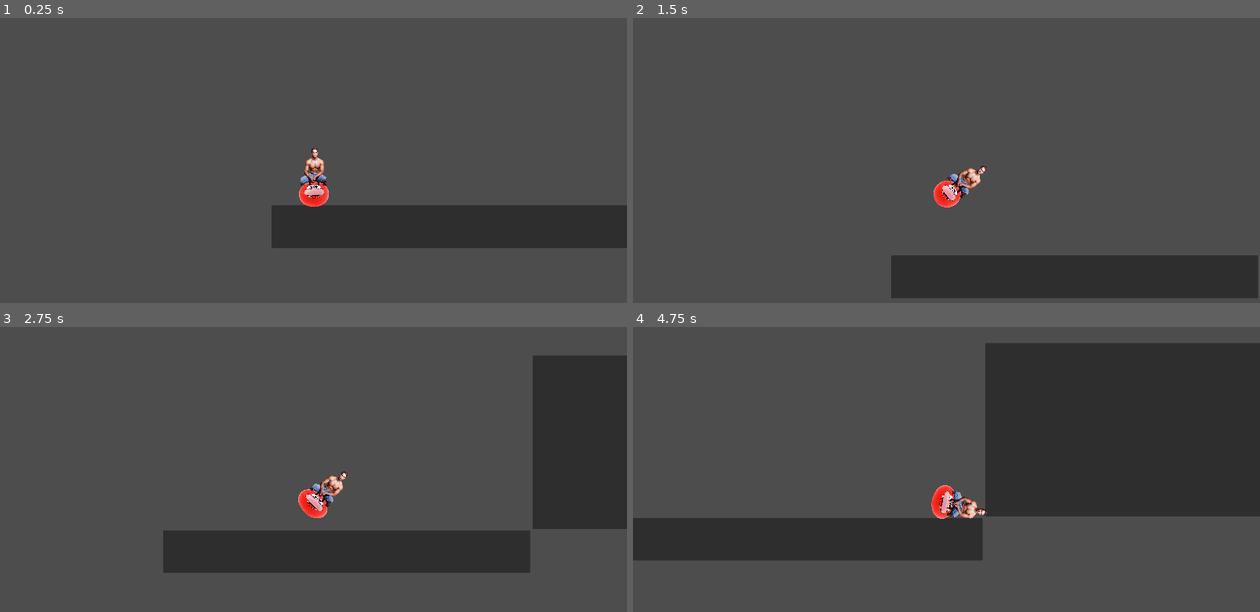
Above: before the commit, frames 1-4 (two rows, left to right).
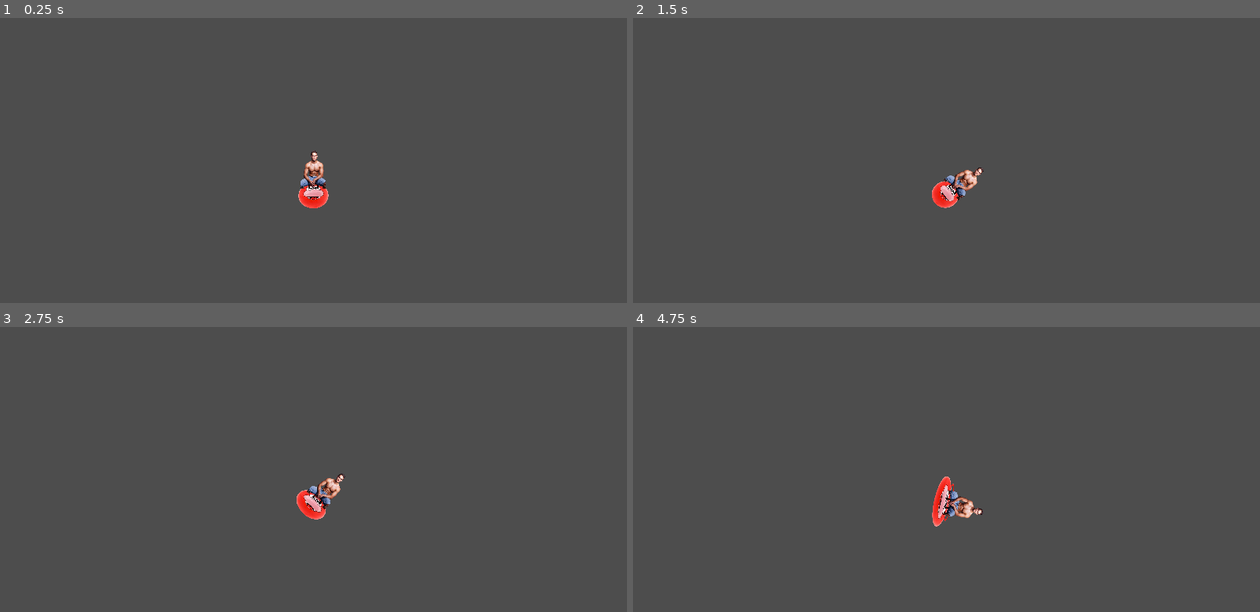
Above: after the commit, the same moments.

Repository: VGDCatumn/VGDC_FALL_26
Game: Godot game, scene res://Levels/testing.tscn
Same seed, same stepped clock (60 frames per second), same inputs: the game is played once before the commit and once after it.
Inputs:
- Up to frame 1 (0.25 s): no input
- Up to frame 2 (1.5 s): hold Shift 0.53-1.28 s; hold Right (ui_right) from 0.53 s (still down); tap Shift at 1.35 s
- Up to frame 3 (2.75 s): release Right (ui_right) at 2.03 s; hold Left (ui_left) from 2.03 s (still down); hold Shift from 2.03 s (still down)
- Up to frame 4 (4.75 s): release Left (ui_left) at 2.78 s; release Shift at 2.78 s; hold Right (ui_right) 2.78-4.28 s; tap Shift at 2.85, 4.35 s; hold Shift 3.53-4.28 s; hold Left (ui_left) from 4.28 s (still down)

The runs differ from the first frame. In frame 1, 9.0% of the frame differs, in the area x 43-100%, y 45-81%; in frame 2, 9.3%; in frame 3, 18%; in frame 4, 35%, in the area x 0-100%, y 5-82%.

Commit message:
Some movement and a little level design
Down arrow movement and just some tweaks to make it feel better

Diff:
--- a/Godot/Levels/testing.tscn
+++ b/Godot/Levels/testing.tscn
@@ -8,8 +8,26 @@
 [sub_resource type="RectangleShape2D" id="RectangleShape2D_enxv6"]
 size = Vector2(1120.5, 124)
 
-[sub_resource type="RectangleShape2D" id="RectangleShape2D_6fp6m"]
-size = Vector2(915.25, 503)
+[sub_resource type="RectangleShape2D" id="RectangleShape2D_a7g5p"]
+size = Vector2(906.0276, 131)
+
+[sub_resource type="RectangleShape2D" id="RectangleShape2D_ymqfe"]
+size = Vector2(906.0276, 565.5)
+
+[sub_resource type="RectangleShape2D" id="RectangleShape2D_2xqxn"]
+size = Vector2(906.0276, 1098.7501)
+
+[sub_resource type="RectangleShape2D" id="RectangleShape2D_mui3k"]
+size = Vector2(321.32874, 36)
+
+[sub_resource type="RectangleShape2D" id="RectangleShape2D_1yoly"]
+size = Vector2(264.25, 208.81906)
+
+[sub_resource type="RectangleShape2D" id="RectangleShape2D_x7n8j"]
+size = Vector2(142.64575, 45.127884)
+
+[sub_resource type="RectangleShape2D" id="RectangleShape2D_xygf2"]
+size = Vector2(1785.0139, 565.5)
 
 [sub_resource type="CircleShape2D" id="CircleShape2D_a7g5p"]
 radius = 37.0
@@ -20,26 +38,26 @@
 tracks/0/type = "value"
 tracks/0/imported = false
 tracks/0/enabled = true
-tracks/0/path = NodePath("71WpxMekUL_AcUf8941000Ql80RemovebgPreview:scale")
+tracks/0/path = NodePath("71WpxMekUL_AcUf8941000Ql80RemovebgPreview:position")
 tracks/0/interp = 1
 tracks/0/loop_wrap = true
 tracks/0/keys = {
 "times": PackedFloat32Array(0),
 "transitions": PackedFloat32Array(1),
 "update": 0,
-"values": [Vector2(0.1769723, 0.17636023)]
+"values": [Vector2(0, -1)]
 }
 tracks/1/type = "value"
 tracks/1/imported = false
 tracks/1/enabled = true
-tracks/1/path = NodePath("71WpxMekUL_AcUf8941000Ql80RemovebgPreview:position")
+tracks/1/path = NodePath("71WpxMekUL_AcUf8941000Ql80RemovebgPreview:scale")
 tracks/1/interp = 1
 tracks/1/loop_wrap = true
 tracks/1/keys = {
 "times": PackedFloat32Array(0),
 "transitions": PackedFloat32Array(1),
 "update": 0,
-"values": [Vector2(0, -1)]
+"values": [Vector2(0.1769723, 0.17636023)]
 }
 tracks/2/type = "value"
 tracks/2/imported = false
@@ -53,6 +71,18 @@
 "update": 0,
 "values": [Vector2(-1.999999, -77.875)]
 }
+tracks/3/type = "value"
+tracks/3/imported = false
+tracks/3/enabled = true
+tracks/3/path = NodePath("10019598MuscularManSittingOnAChairRemovebgPreview:scale")
+tracks/3/interp = 1
+tracks/3/loop_wrap = true
+tracks/3/keys = {
+"times": PackedFloat32Array(0),
+"transitions": PackedFloat32Array(1),
+"update": 0,
+"values": [Vector2(0.18995097, 0.19648694)]
+}
 
 [sub_resource type="Animation" id="Animation_enxv6"]
 resource_name = "bounce_animation"
@@ -60,26 +90,26 @@
 tracks/0/type = "value"
 tracks/0/imported = false
 tracks/0/enabled = true
-tracks/0/path = NodePath("71WpxMekUL_AcUf8941000Ql80RemovebgPreview:scale")
+tracks/0/path = NodePath("71WpxMekUL_AcUf8941000Ql80RemovebgPreview:position")
 tracks/0/interp = 1
 tracks/0/loop_wrap = true
 tracks/0/keys = {
-"times": PackedFloat32Array(0, 0.13333334, 0.26666668, 0.6666667),
-"transitions": PackedFloat32Array(-2, 1, -2, -2),
-"update": 0,
-"values": [Vector2(0.1769723, 0.17636023), Vector2(0.34528247, 0.0966229), Vector2(0.1769723, 0.17636023), Vector2(0.34528247, 0.0966229)]
+"times": PackedFloat32Array(0, 0.13144214, 0.26666668, 0.6666667),
+"transitions": PackedFloat32Array(1, 1, 1, 1),
+"update": 0,
+"values": [Vector2(0, -1), Vector2(-1, 14.000002), Vector2(0, -1), Vector2(0, 13)]
 }
 tracks/1/type = "value"
 tracks/1/imported = false
 tracks/1/enabled = true
-tracks/1/path = NodePath("71WpxMekUL_AcUf8941000Ql80RemovebgPreview:position")
+tracks/1/path = NodePath("71WpxMekUL_AcUf8941000Ql80RemovebgPreview:scale")
 tracks/1/interp = 1
 tracks/1/loop_wrap = true
 tracks/1/keys = {
-"times": PackedFloat32Array(0, 0.13144214, 0.26666668, 0.6666667),
-"transitions": PackedFloat32Array(1, 1, 1, 1),
-"update": 0,
-"values": [Vector2(0, -1), Vector2(-1, 14.000002), Vector2(2.0000005, -6), Vector2(0, 13)]
+"times": PackedFloat32Array(0, 0.13333334, 0.26666668, 0.6666667),
+"transitions": PackedFloat32Array(-2, 1, -2, -2),
+"update": 0,
+"values": [Vector2(0.1769723, 0.17636023), Vector2(0.34528247, 0.0966229), Vector2(0.1769723, 0.17636023), Vector2(0.34528247, 0.0966229)]
 }
 tracks/2/type = "value"
 tracks/2/imported = false
@@ -91,13 +121,78 @@
 "times": PackedFloat32Array(0, 0.13259514, 0.26864928, 0.6675877),
 "transitions": PackedFloat32Array(1, 1, 1, 1),
 "update": 0,
-"values": [Vector2(-1.999999, -77.875), Vector2(0, -56), Vector2(0, -89), Vector2(0, -59)]
+"values": [Vector2(-1.999999, -77.875), Vector2(0, -56), Vector2(-2, -77.875), Vector2(0, -59)]
+}
+tracks/3/type = "value"
+tracks/3/imported = false
+tracks/3/enabled = true
+tracks/3/path = NodePath("10019598MuscularManSittingOnAChairRemovebgPreview:scale")
+tracks/3/interp = 1
+tracks/3/loop_wrap = true
+tracks/3/keys = {
+"times": PackedFloat32Array(0),
+"transitions": PackedFloat32Array(1),
+"update": 0,
+"values": [Vector2(0.18995097, 0.19648694)]
+}
+
+[sub_resource type="Animation" id="Animation_a7g5p"]
+resource_name = "stretch"
+length = 0.5
+tracks/0/type = "value"
+tracks/0/imported = false
+tracks/0/enabled = true
+tracks/0/path = NodePath("71WpxMekUL_AcUf8941000Ql80RemovebgPreview:scale")
+tracks/0/interp = 1
+tracks/0/loop_wrap = true
+tracks/0/keys = {
+"times": PackedFloat32Array(0.099999994, 0.43333334),
+"transitions": PackedFloat32Array(1, -2),
+"update": 0,
+"values": [Vector2(0.1769723, 0.17636023), Vector2(0.162, 0.226)]
+}
+tracks/1/type = "value"
+tracks/1/imported = false
+tracks/1/enabled = true
+tracks/1/path = NodePath("71WpxMekUL_AcUf8941000Ql80RemovebgPreview:position")
+tracks/1/interp = 1
+tracks/1/loop_wrap = true
+tracks/1/keys = {
+"times": PackedFloat32Array(0.099999994, 0.43333334),
+"transitions": PackedFloat32Array(1, -2),
+"update": 0,
+"values": [Vector2(0, -1), Vector2(0, -1)]
+}
+tracks/2/type = "value"
+tracks/2/imported = false
+tracks/2/enabled = true
+tracks/2/path = NodePath("10019598MuscularManSittingOnAChairRemovebgPreview:position")
+tracks/2/interp = 1
+tracks/2/loop_wrap = true
+tracks/2/keys = {
+"times": PackedFloat32Array(0.099999994, 0.43333334),
+"transitions": PackedFloat32Array(1, -2),
+"update": 0,
+"values": [Vector2(-2, -77.875), Vector2(-2, -90)]
+}
+tracks/3/type = "value"
+tracks/3/imported = false
+tracks/3/enabled = true
+tracks/3/path = NodePath("10019598MuscularManSittingOnAChairRemovebgPreview:scale")
+tracks/3/interp = 1
+tracks/3/loop_wrap = true
+tracks/3/keys = {
+"times": PackedFloat32Array(0.099999994, 0.43333334),
+"transitions": PackedFloat32Array(1, -2),
+"update": 0,
+"values": [Vector2(0.18995097, 0.19648694), Vector2(0.18, 0.226)]
 }
 
 [sub_resource type="AnimationLibrary" id="AnimationLibrary_a7g5p"]
 _data = {
 &"RESET": SubResource("Animation_6fp6m"),
-&"bounce_animation": SubResource("Animation_enxv6")
+&"bounce_animation": SubResource("Animation_enxv6"),
+&"stretch": SubResource("Animation_a7g5p")
 }
 
 [node name="Testing" type="Node2D" unique_id=488097887]
@@ -111,22 +206,45 @@
 position = Vector2(576.75, 557)
 shape = SubResource("RectangleShape2D_enxv6")
 
-[node name="Panel" type="Panel" parent="StaticBody2D" unique_id=550487070]
-offset_left = 23.0
-offset_top = 495.0
-offset_right = 1147.0
-offset_bottom = 626.0
-
-[node name="Panel" type="Panel" parent="StaticBody2D/Panel" unique_id=176787627]
-layout_mode = 0
-offset_left = 1132.0
-offset_top = -537.0
-offset_right = 2256.0
-offset_bottom = -4.0
-
-[node name="CollisionShape2D2" type="CollisionShape2D" parent="StaticBody2D" unique_id=1725224483]
-position = Vector2(1607.625, 216.5)
-shape = SubResource("RectangleShape2D_6fp6m")
+[node name="CollisionShape2D3" type="CollisionShape2D" parent="StaticBody2D" unique_id=926389555]
+position = Vector2(1183.274, 425.59564)
+rotation = -0.36826447
+shape = SubResource("RectangleShape2D_a7g5p")
+
+[node name="CollisionShape2D4" type="CollisionShape2D" parent="StaticBody2D" unique_id=1536975334]
+position = Vector2(2030, 438)
+scale = Vector2(0.99999994, 0.99999994)
+shape = SubResource("RectangleShape2D_ymqfe")
+
+[node name="CollisionShape2D5" type="CollisionShape2D" parent="StaticBody2D" unique_id=258119121]
+position = Vector2(2894, -349)
+scale = Vector2(0.9999999, 0.9999999)
+shape = SubResource("RectangleShape2D_2xqxn")
+
+[node name="CollisionShape2D8" type="CollisionShape2D" parent="StaticBody2D" unique_id=395597530]
+position = Vector2(-407, 85)
+scale = Vector2(0.9999999, 0.9999999)
+shape = SubResource("RectangleShape2D_2xqxn")
+
+[node name="CollisionShape2D2" type="CollisionShape2D" parent="StaticBody2D" unique_id=2014599128]
+position = Vector2(1750.0001, -131)
+rotation = 0.3700098
+shape = SubResource("RectangleShape2D_mui3k")
+
+[node name="CollisionShape2D6" type="CollisionShape2D" parent="StaticBody2D" unique_id=832163544]
+position = Vector2(2345.9817, 132.0401)
+rotation = -0.09250246
+shape = SubResource("RectangleShape2D_1yoly")
+
+[node name="CollisionShape2D9" type="CollisionShape2D" parent="StaticBody2D" unique_id=246663027]
+position = Vector2(2181.8977, 137.12065)
+rotation = -0.09250247
+shape = SubResource("RectangleShape2D_x7n8j")
+
+[node name="CollisionShape2D7" type="CollisionShape2D" parent="StaticBody2D" unique_id=1749007629]
+position = Vector2(730.5069, -453)
+scale = Vector2(0.9999999, 0.9999999)
+shape = SubResource("RectangleShape2D_xygf2")
 
 [node name="BallMan" type="CharacterBody2D" parent="." unique_id=4296076]
 position = Vector2(151, 433)
--- a/Godot/ball_man.gd
+++ b/Godot/ball_man.gd
@@ -8,7 +8,7 @@
 
 
 var gravity := 1200.0
-var slam_force := 50.0        # Extra downward push when pressing down
+var slam_force := 500.0        # Extra downward push when pressing down
 var bounce_multiplier := 0.85   # Energy retained on bounce
 var max_fall_speed := 2500.0
 var max_bounce_speed := 100.0
@@ -23,26 +23,23 @@
 
 	if not is_on_floor():
 		velocity.y += gravity * delta
-
-		if velocity.y >= 0 and Input.is_action_pressed("ui_down") and bounce_count < 3:
+		if velocity.y >= 0 and Input.is_action_pressed("ui_down"):
 			velocity.y += slam_force * delta
 			total_velocity = velocity.y
+			if $AnimationPlayer.assigned_animation != "stretch":
+				$AnimationPlayer.play("stretch")
 		velocity.y = min(velocity.y, max_fall_speed)
 
-		print(total_velocity)
 
 
 	else:
 		$AnimationPlayer.play("bounce_animation")
 		#Bounce effect
-		if Input.is_action_pressed("ui_down") and bounce_count < 3 and !Input.is_key_pressed(KEY_SHIFT):
-			velocity.y = -min(abs(total_velocity) * bounce_multiplier, max_bounce_speed)
-			bounce_count += 1
 
-		else:
+
 			#If down is not pressed then bounce is reduced by 0.85 pre bSounce
-			velocity.y = -abs(total_velocity) * 0.6
-			bounce_count = 0
+		velocity.y = -abs(total_velocity) * 0.45
+		bounce_count = 0
 
 
 		#Resets velocity.y if it gets too low to the ground
@@ -50,17 +47,18 @@
 			if total_velocity < 400:
 				total_velocity = 400
 			else:
-				total_velocity = min(400, velocity.y)
+				total_velocity = min(500, velocity.y)
+
+		velocity += Vector2(cos(deg_to_rad(90 - rotation_degrees)) * 400,
+		sin(deg_to_rad(90 - rotation_degrees)) * -400)
 
 
-		velocity += Vector2(cos(deg_to_rad(90 - rotation_degrees)) * 200,
-		sin(deg_to_rad(90 - rotation_degrees)) * -400)
-		print(velocity.y)
-
 	if is_on_wall():
-		velocity.x = -prev_velocity.x
+		#Causes velocity to reverse when hitting a wall, then reduces by the constant
+		velocity.x = -prev_velocity.x * 0.7
 	if is_on_ceiling():
-		velocity.y = -prev_velocity.y
+		#Causes velocity to reverse when hitting a ceiling, then reduces by the constant
+		velocity.y = -prev_velocity.y * 0.7
 	# Handle jump
 
 	if Input.is_action_pressed("ui_right"):
Not shown: 1 places in Godot/Levels/testing.tscn that only renumber resources
